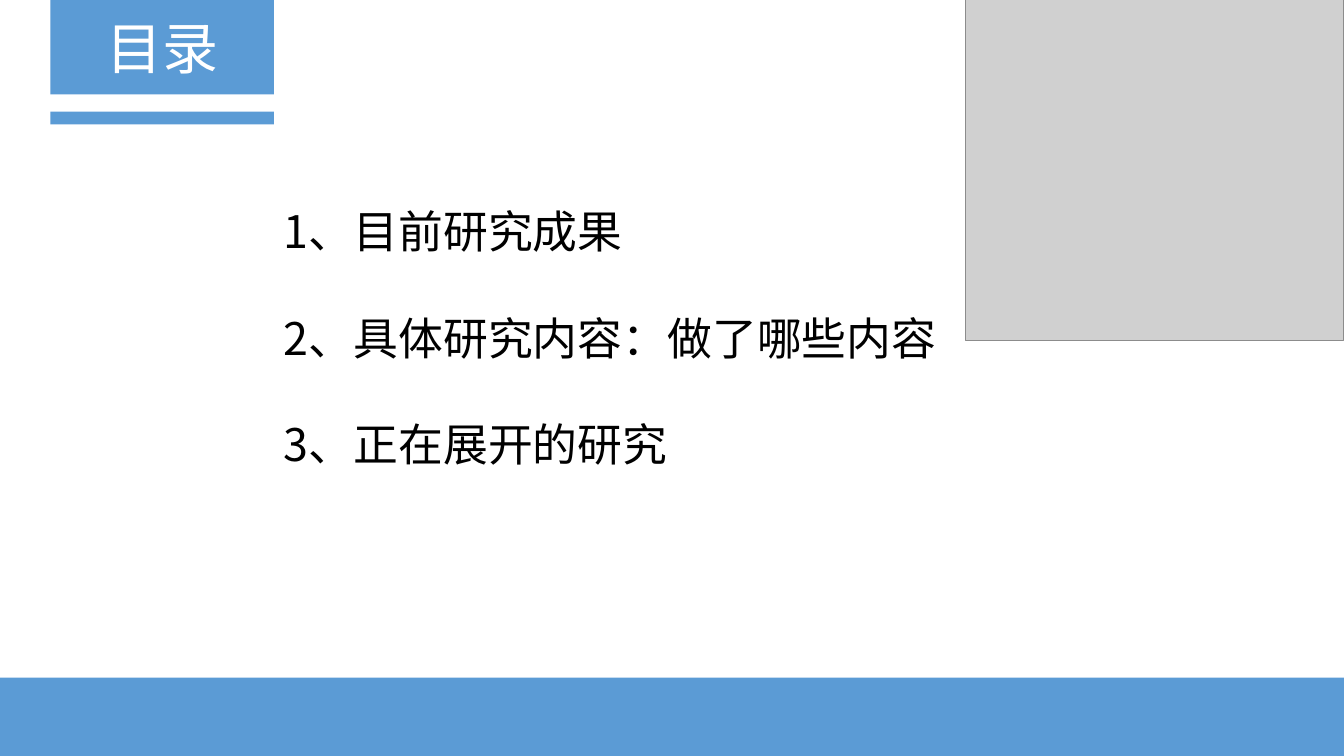
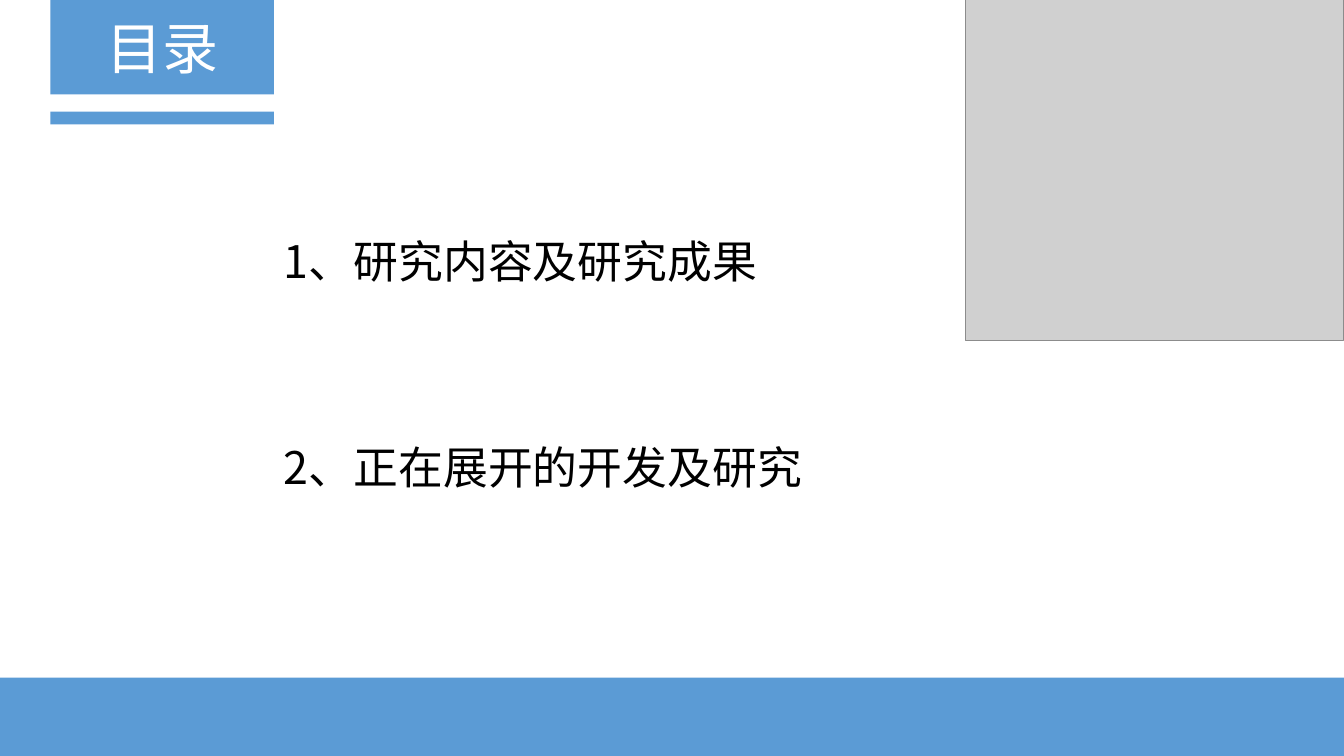
Before and after one commit to yangkaigithub/scada-task, a slide deck: slide 2 of 文档/毕设答辩.ppt. Drawn at 1344x756 pixels with LibreOffice and Linux fonts; fonts in the diff are those of the drawing; grey boxes stand for pictures. Boxes give left, top, right and bottom in pixels: in the first picture for what was removed or moved away, otherwise in the second. Text is boxed around its words. In the diff, an @@ line names an element or a change of style, - is before the commit and + after.

```diff
--- a/文档/毕设答辩.ppt
+++ b/文档/毕设答辩.ppt
@@ text removed at (284, 210, 623, 252) @@
-1、目前研究成果
@@ text at (284, 240, 757, 282): text changed @@
-2、具体研究内容：做了哪些内容
+1、研究内容及研究成果
@@ text at (284, 446, 802, 488): text changed @@
-3、正在展开的研究
+2、正在展开的开发及研究
```
Also in this commit, not shown: 15 other slides changed, 9 slides added, 4 slides removed, 6 other files.
